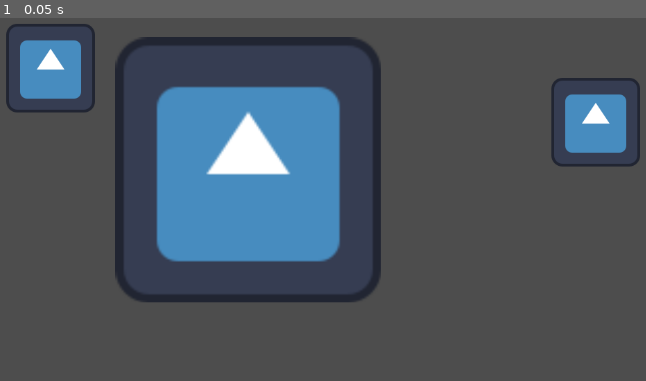
Above: before the commit, frame 1.
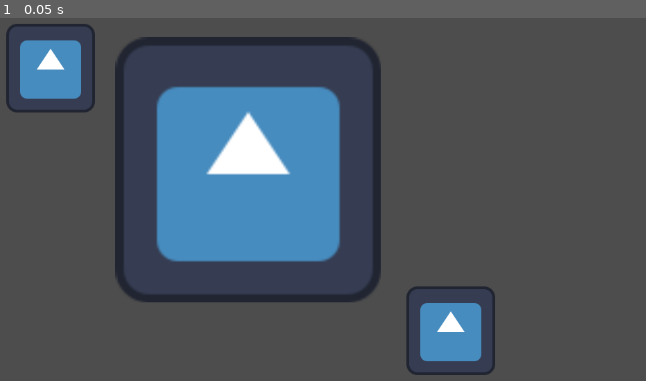
Above: after the commit, the same moment.

Repository: Toxagen/GithubTest2
Game: Godot game, scene res://Test.tscn
Two runs of this game, one before a commit and one after it. Both use one fixed random seed, a clock stepped at 60 frames per second and the inputs below. The project has no main scene, so this scene is started directly. The engine's default icon, where the game draws it, is replaced by a stand-in: a white triangle on a blue panel in a dark square.
Inputs:
- Up to frame 1 (0.05 s): no input

The runs differ from the first frame. In frame 1, 3.9% of the frame differs, in the area x 62-100%, y 16-99%.

Commit message:
Update Test.tscn

Diff:
--- a/Test.tscn
+++ b/Test.tscn
@@ -14,5 +14,5 @@
 texture = ExtResource("1_myinc")
 
 [node name="Sprite2D2" type="Sprite2D" parent="Sprite2D2"]
-position = Vector2(786, 78)
+position = Vector2(577, 379)
 texture = ExtResource("1_myinc")
